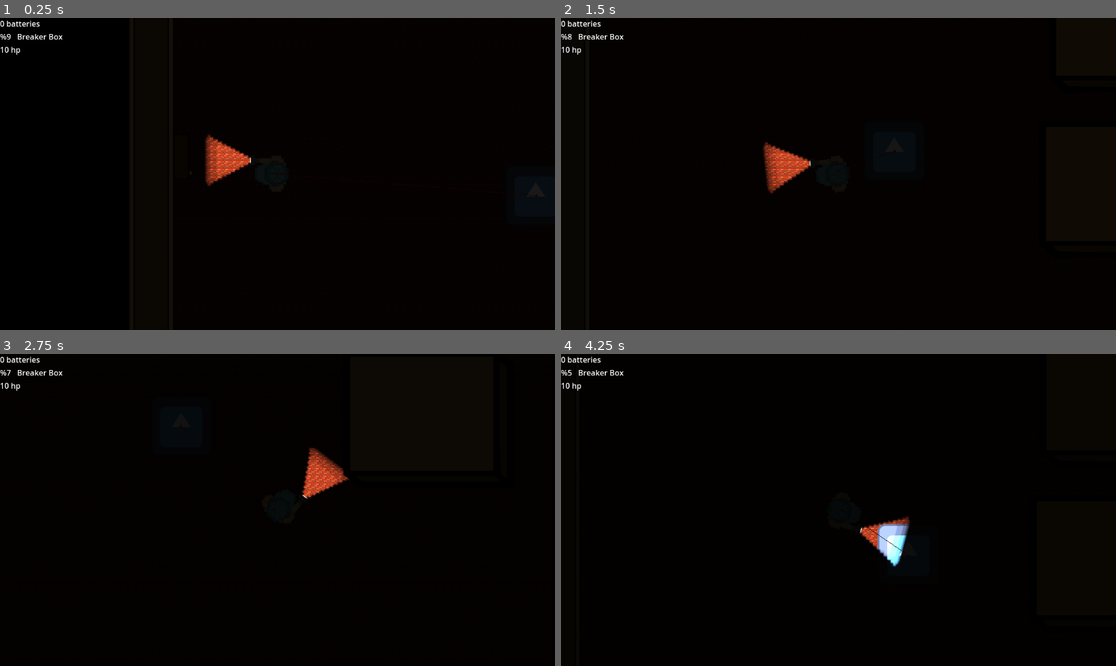
Above: before the commit, frames 1-4 (two rows, left to right).
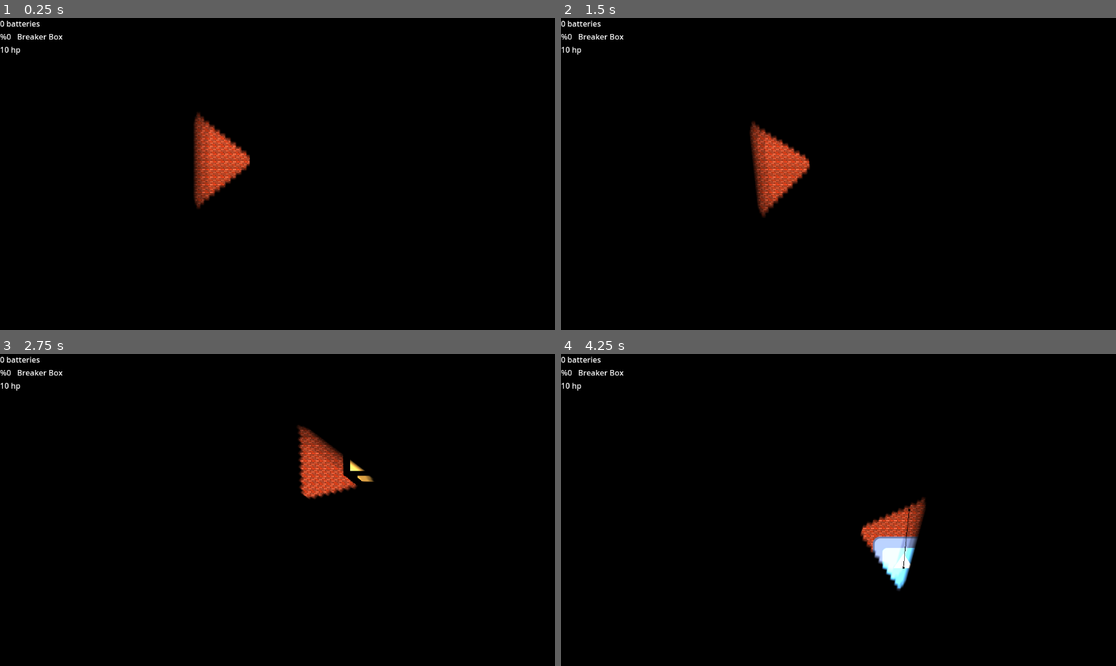
Above: after the commit, the same moments.

Repository: PortalPony/Spooky-Jam-team-Lucky-7
Game: Godot game, scene res://main/main_scene.tscn
Two runs of this game, one before a commit and one after it. Both use one fixed random seed, a clock stepped at 60 frames per second and the inputs below. The engine's default icon, where the game draws it, is replaced by a stand-in: a white triangle on a blue panel in a dark square.
Inputs (mouse positions are in pixels of both pictures, inside the frame that each line leads up to):
- Up to frame 1 (0.25 s): no input
- Up to frame 2 (1.5 s): move the mouse to (960, 158) at 0.52 s; hold D (right) 0.53-1.28 s; hold E (action) 0.53-1.28 s; tap F (flash) at 0.8, 1.35 s; move the mouse to (727, 189) at 1.27 s; hold S (down) from 1.28 s (still down)
- Up to frame 3 (2.75 s): tap R (resart, bound only after the commit) at 1.55, 2.1 s; move the mouse to (333, 441) at 2.02 s; release S (down) at 2.03 s; hold D (right) from 2.03 s (still down); hold E (action) from 2.03 s (still down)
- Up to frame 4 (4.25 s): move the mouse to (810, 572) at 2.77 s; release D (right) at 2.78 s; release E (action) at 2.78 s; hold W (up) 2.78-3.53 s; tap E (action) at 2.85 s; tap F (flash) at 3.05, 3.6 s; tap Enter at 3.5 s; move the mouse to (1005, 556) at 3.52 s; hold A (left) from 3.53 s (still down); tap R (resart, bound only after the commit) at 3.8 s

The runs differ from the first frame. In frame 1, 1.5% of the frame differs, in the area x 1-98%, y 5-62%; in frame 2, 1.4%; in frame 3, 1.2%; in frame 4, 1.7%, in the area x 1-66%, y 5-76%.

Commit message:
shittttttttttttttt

Diff:
--- a/screem-jam-portal-10-11/main/Block System/effect/kill_parent.gd
+++ b/screem-jam-portal-10-11/main/Block System/effect/kill_parent.gd
@@ -9,6 +9,5 @@
 
 	if hp <=0:
 
-		$"..".queue_free()
 		if changeScene:
 			get_tree().change_scene_to_file("res://main/game_over.tscn")
--- a/screem-jam-portal-10-11/main/enemys.tscn
+++ b/screem-jam-portal-10-11/main/enemys.tscn
@@ -21,7 +21,7 @@
 [sub_resource type="RectangleShape2D" id="RectangleShape2D_016ox"]
 size = Vector2(126, 128)
 
-[node name="CharacterBody2D" type="CharacterBody2D"]
+[node name="CharacterBody2D" type="CharacterBody2D" groups=["angel"]]
 collision_layer = 2
 collision_mask = 2
 script = ExtResource("1_ak62p")
--- a/screem-jam-portal-10-11/main/erin's_art_tile_map.tscn
+++ /dev/null
@@ -1,42 +0,0 @@
-[gd_scene load_steps=6 format=3 uid="uid://j23t640uefvj"]
-
-[ext_resource type="Texture2D" uid="uid://47hohp2f762y" path="res://main/PNG/IM Erin's art/floor_sheet.webp" id="1_atvfy"]
-[ext_resource type="Texture2D" uid="uid://byn2lp3pa0c41" path="res://main/PNG/IM Erin's art/decor.png" id="2_356fo"]
-
-
-[sub_resource type="TileSetAtlasSource" id="TileSetAtlasSource_a8ts0"]
-texture = ExtResource("1_atvfy")
-0:0/0 = 0
-1:0/0 = 0
-2:0/0 = 0
-3:0/0 = 0
-0:1/0 = 0
-1:1/0 = 0
-2:1/0 = 0
-3:1/0 = 0
-0:2/0 = 0
-1:2/0 = 0
-2:2/0 = 0
-3:2/0 = 0
-0:3/0 = 0
-1:3/0 = 0
-2:3/0 = 0
-
-[sub_resource type="TileSetAtlasSource" id="TileSetAtlasSource_71p2g"]
-texture = ExtResource("2_356fo")
-0:0/0 = 0
-1:0/0 = 0
-2:0/0 = 0
-3:0/0 = 0
-0:1/0 = 0
-1:1/0 = 0
-3:1/0 = 0
-
-[sub_resource type="TileSet" id="TileSet_2p8t7"]
-sources/0 = SubResource("TileSetAtlasSource_a8ts0")
-sources/1 = SubResource("TileSetAtlasSource_71p2g")
-
-[node name="Erin\'s Art TileMap" type="TileMap"]
-scale = Vector2(3, 3)
-tile_set = SubResource("TileSet_2p8t7")
-format = 2
--- a/screem-jam-portal-10-11/main/flashlight_scene_im.tscn
+++ b/screem-jam-portal-10-11/main/flashlight_scene_im.tscn
@@ -8,8 +8,9 @@
 script = ExtResource("1_2uiyh")
 
 [node name="PointLight2D" type="PointLight2D" parent="."]
+position = Vector2(42.87182, 163.52069)
 rotation = 1.5707964
-scale = Vector2(67.686554, 35.624996)
+scale = Vector2(8.916664, 3.6794891)
 color = Color(1, 1, 1, 0.6117647)
 energy = 4.42
 blend_mode = 2
@@ -17,4 +18,3 @@
 range_layer_max = 19
 shadow_enabled = true
 texture = ExtResource("2_2uiyh")
-texture_scale = 0.03
--- a/screem-jam-portal-10-11/main/full_human_player.tscn
+++ b/screem-jam-portal-10-11/main/full_human_player.tscn
@@ -6,6 +6,7 @@
 [ext_resource type="PackedScene" uid="uid://dru1ygt3posr3" path="res://main/Block System/cause/step_on_me.tscn" id="3_neljr"]
 [ext_resource type="PackedScene" uid="uid://b4j0ceow51e6k" path="res://main/scenes/ui.tscn" id="4_5la21"]
 [ext_resource type="PackedScene" uid="uid://co5w8obg657sa" path="res://main/flashlight_scene_im.tscn" id="6_bi7sy"]
+[ext_resource type="Script" uid="uid://djhhpb13bjdu" path="res://main/scripts/flash_light_attack.gd" id="6_tkg5m"]
 [ext_resource type="Script" uid="uid://b71h3pk6h0yi6" path="res://main/show_hp.gd" id="7_neljr"]
 
 [sub_resource type="CircleShape2D" id="CircleShape2D_cund8"]
@@ -43,15 +44,35 @@
 scale = Vector2(0.99999994, 0.99999994)
 
 [node name="PointLight2D" parent="Flashlight scene IM" index="0"]
-position = Vector2(-3.383854, 103)
+position = Vector2(-3.0000057, 116.00001)
 rotation = 0.0
-scale = Vector2(159.617, 100)
+
+[node name="StaticBody2D" type="Area2D" parent="Flashlight scene IM"]
+collision_layer = 2
+collision_mask = 2
+script = ExtResource("6_tkg5m")
+
+[node name="CollisionPolygon2D" type="CollisionPolygon2D" parent="Flashlight scene IM/StaticBody2D"]
+polygon = PackedVector2Array(-9.000006, 54.000004, 0.9999943, 55.000004, 89.99999, 165, -93.00001, 167)
 
 [node name="UI" parent="." instance=ExtResource("4_5la21")]
 
-[node name="Show hp" type="Label" parent="UI/HBoxContainer/VBoxContainer" index="2"]
+[node name="Show hp" type="Label" parent="UI/HBoxContainer/VBoxContainer" index="2" node_paths=PackedStringArray("kill_parent")]
 layout_mode = 2
 script = ExtResource("7_neljr")
+kill_parent = NodePath("../../../../kill Parent")
+
+[node name="ColorRect" type="ColorRect" parent="."]
+visible = false
+offset_left = -166.0
+offset_top = -22.0
+offset_right = 140.0
+offset_bottom = 260.0
+color = Color(0.21230483, 0.21230483, 0.21230483, 1)
+
+[connection signal="area_entered" from="Flashlight scene IM/StaticBody2D" to="Flashlight scene IM/StaticBody2D" method="_on_area_entered"]
+[connection signal="body_entered" from="Flashlight scene IM/StaticBody2D" to="Flashlight scene IM/StaticBody2D" method="_on_body_entered"]
+[connection signal="body_exited" from="Flashlight scene IM/StaticBody2D" to="Flashlight scene IM/StaticBody2D" method="_on_body_exited"]
 
 [editable path="kill Parent/Step on me"]
 [editable path="Flashlight scene IM"]
--- a/screem-jam-portal-10-11/main/game_over.tscn
+++ b/screem-jam-portal-10-11/main/game_over.tscn
@@ -1,10 +1,60 @@
-[gd_scene format=3 uid="uid://g2sq2siers6g"]
+[gd_scene load_steps=5 format=3 uid="uid://g2sq2siers6g"]
 
-[node name="GameOver" type="Node2D"]
+[ext_resource type="Script" uid="uid://cvivg4dwboab5" path="res://main/scripts/game_over.gd" id="1_g410v"]
+[ext_resource type="FontFile" uid="uid://c12sw5wth2jtj" path="res://main/BBH_Sans_Bogle,Jersey_15,Oswald,Pixelify_Sans,Press_Start_2P/Oswald/static/Oswald-Bold.ttf" id="1_hd263"]
+
+[sub_resource type="LabelSettings" id="LabelSettings_g410v"]
+font = ExtResource("1_hd263")
+font_size = 128
+outline_size = 18
+outline_color = Color(1, 0, 0, 1)
+shadow_size = 50
+shadow_color = Color(0, 0, 0, 0.8627451)
+stacked_outline_count = 1
+stacked_outline_0/size = 19
+
+[sub_resource type="LabelSettings" id="LabelSettings_bottq"]
+font = ExtResource("1_hd263")
+font_size = 65
+outline_size = 18
+outline_color = Color(1, 0, 0, 1)
+shadow_size = 50
+shadow_color = Color(0, 0, 0, 0.8627451)
+stacked_outline_count = 1
+stacked_outline_0/size = 19
+
+[node name="GameOver" type="Control"]
+layout_mode = 3
+anchors_preset = 15
+anchor_right = 1.0
+anchor_bottom = 1.0
+grow_horizontal = 2
+grow_vertical = 2
+script = ExtResource("1_g410v")
 
 [node name="Label" type="Label" parent="."]
-offset_left = 468.0
-offset_top = 265.0
-offset_right = 560.0
-offset_bottom = 288.0
+layout_mode = 1
+anchors_preset = -1
+anchor_left = 0.23958333
+anchor_top = 0.35339507
+anchor_right = 0.7604167
+anchor_bottom = 0.64660496
+offset_top = -1.5258789e-05
+grow_horizontal = 2
+grow_vertical = 2
 text = "GAME OVER"
+label_settings = SubResource("LabelSettings_g410v")
+metadata/_edit_use_anchors_ = true
+
+[node name="Label2" type="Label" parent="."]
+layout_mode = 1
+anchors_preset = -1
+anchor_left = 0.296875
+anchor_top = 0.6126543
+anchor_right = 0.6875
+anchor_bottom = 0.7623457
+grow_horizontal = 2
+grow_vertical = 2
+text = "press 'r' to retart"
+label_settings = SubResource("LabelSettings_bottq")
+metadata/_edit_use_anchors_ = true
--- a/screem-jam-portal-10-11/main/scripts/Inventory.gd
+++ b/screem-jam-portal-10-11/main/scripts/Inventory.gd
@@ -2,9 +2,9 @@
 extends Node
 
 
-var breakerBox = 10
+var breakerBox := 0.00
 
-var batteries = 0
+var batteries := 0
 
 func _process(delta: float) -> void:
 	if breakerBox > 101:
--- /dev/null
+++ b/screem-jam-portal-10-11/main/scripts/flash_light_attack.gd
@@ -0,0 +1,14 @@
+extends Area2D
+
+
+
+func _on_body_entered(body: Node2D) -> void:
+	if body.is_in_group("angel"):
+		body.yorn = false
+
+
+
+
+func _on_body_exited(body: Node2D) -> void:
+	if body.is_in_group("angel"):
+		body.yorn = true
--- /dev/null
+++ b/screem-jam-portal-10-11/main/scripts/game_over.gd
@@ -0,0 +1,5 @@
+extends Control
+
+func _input(event: InputEvent) -> void:
+	if Input.is_action_just_pressed("resart"):
+		get_tree().change_scene_to_file("res://main/main_scene.tscn")
--- a/screem-jam-portal-10-11/main/scripts/weeping_angel.gd
+++ b/screem-jam-portal-10-11/main/scripts/weeping_angel.gd
@@ -1,11 +1,11 @@
 extends CharacterBody2D
 @export var target: = Node2D
 @onready var navigation_agent_2d: NavigationAgent2D = $NavigationAgent2D
-
+var yorn := true
 
 func _physics_process(delta: float) -> void:
 
-	if target:
+	if target and yorn:
 		navigation_agent_2d.set_target_position(target.global_position)
 
 		if navigation_agent_2d.is_navigation_finished():
--- a/screem-jam-portal-10-11/main/show_hp.gd
+++ b/screem-jam-portal-10-11/main/show_hp.gd
@@ -1,7 +1,8 @@
 extends Label
 
+@export var kill_parent: Node2D
 
 
 
 func _process(delta: float) -> void:
-	text = str($"../../../../kill Parent".hp) + " hp"
+	text = str(kill_parent.hp) + " hp"
--- a/screem-jam-portal-10-11/main/wall.tscn
+++ b/screem-jam-portal-10-11/main/wall.tscn
@@ -1,6 +1,5 @@
-[gd_scene load_steps=4 format=3 uid="uid://df75fiop06k7i"]
+[gd_scene load_steps=3 format=3 uid="uid://df75fiop06k7i"]
 
-[ext_resource type="Texture2D" uid="uid://1u3ug0bm4h7a" path="res://icon.svg" id="1_diet6"]
 [ext_resource type="Texture2D" uid="uid://bucefqe32taqv" path="res://main/PNG/Basic Wall 1.png" id="2_i83gs"]
 
 [sub_resource type="RectangleShape2D" id="RectangleShape2D_i83gs"]
@@ -13,11 +12,6 @@
 position = Vector2(49.000015, 104.000015)
 shape = SubResource("RectangleShape2D_i83gs")
 
-[node name="Icon" type="Sprite2D" parent="."]
-position = Vector2(49.00001, 104.000015)
-scale = Vector2(0.757813, 1.58594)
-texture = ExtResource("1_diet6")
-
 [node name="BasicWall1" type="Sprite2D" parent="."]
 position = Vector2(49.00001, 104.50001)
 scale = Vector2(1.0937501, 1.2539063)
--- a/screem-jam-portal-10-11/project.godot
+++ b/screem-jam-portal-10-11/project.godot
@@ -18,6 +18,10 @@
 [autoload]
 
 Inventory="*res://main/scripts/Inventory.gd"
+
+[global_group]
+
+angel=""
 
 [input]
 
@@ -56,6 +60,11 @@
 "events": [Object(InputEventKey,"resource_local_to_scene":false,"resource_name":"","device":-1,"window_id":0,"alt_press …(192 unchanged characters)…
 ]
 }
+resart={
+"deadzone": 0.2,
+"events": [Object(InputEventKey,"resource_local_to_scene":false,"resource_name":"","device":-1,"window_id":0,"alt_pressed":false,"shift_pressed":false,"ctrl_pressed":false,"meta_pressed":false,"pressed":false,"keycode":0,"physical_keycode":82,"key_label":0,"unicode":114,"location":0,"echo":false,"script":null)
+]
+}
 
 [layer_names]
 
Binary file added: screem-jam-portal-10-11/main/BBH_Sans_Bogle,Jersey_15,Oswald,Pixelify_Sans,Press_Start_2P/BBH_Sans_Bogle/BBHSansBogle-Regular.ttf
Not shown, added: screem-jam-portal-10-11/main/BBH_Sans_Bogle,Jersey_15,Oswald,Pixelify_Sans,Press_Start_2P/BBH_Sans_Bogle/BBHSansBogle-Regular.ttf.import
Not shown, added: screem-jam-portal-10-11/main/BBH_Sans_Bogle,Jersey_15,Oswald,Pixelify_Sans,Press_Start_2P/BBH_Sans_Bogle/OFL.txt
Binary file added: screem-jam-portal-10-11/main/BBH_Sans_Bogle,Jersey_15,Oswald,Pixelify_Sans,Press_Start_2P/Jersey_15/Jersey15-Regular.ttf
Not shown, added: screem-jam-portal-10-11/main/BBH_Sans_Bogle,Jersey_15,Oswald,Pixelify_Sans,Press_Start_2P/Jersey_15/Jersey15-Regular.ttf.import
Not shown, added: screem-jam-portal-10-11/main/BBH_Sans_Bogle,Jersey_15,Oswald,Pixelify_Sans,Press_Start_2P/Jersey_15/OFL.txt
Not shown, added: screem-jam-portal-10-11/main/BBH_Sans_Bogle,Jersey_15,Oswald,Pixelify_Sans,Press_Start_2P/Oswald/OFL.txt
Binary file added: screem-jam-portal-10-11/main/BBH_Sans_Bogle,Jersey_15,Oswald,Pixelify_Sans,Press_Start_2P/Oswald/Oswald-VariableFont_wght.ttf
Not shown, added: screem-jam-portal-10-11/main/BBH_Sans_Bogle,Jersey_15,Oswald,Pixelify_Sans,Press_Start_2P/Oswald/Oswald-VariableFont_wght.ttf.import
Not shown, added: screem-jam-portal-10-11/main/BBH_Sans_Bogle,Jersey_15,Oswald,Pixelify_Sans,Press_Start_2P/Oswald/README.txt
Binary file added: screem-jam-portal-10-11/main/BBH_Sans_Bogle,Jersey_15,Oswald,Pixelify_Sans,Press_Start_2P/Oswald/static/Oswald-Bold.ttf
Not shown, added: screem-jam-portal-10-11/main/BBH_Sans_Bogle,Jersey_15,Oswald,Pixelify_Sans,Press_Start_2P/Oswald/static/Oswald-Bold.ttf.import
(and 29 more such lines)
